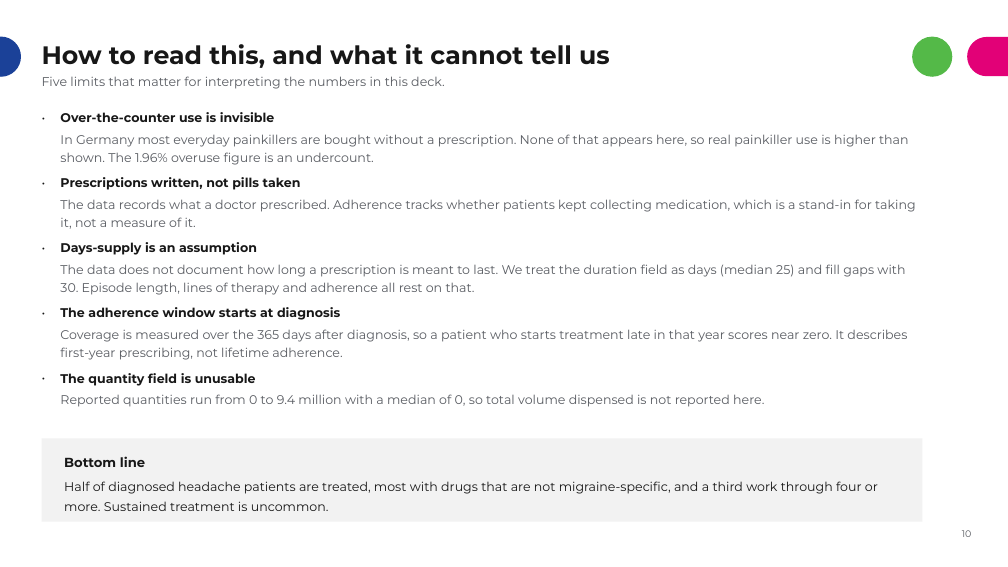
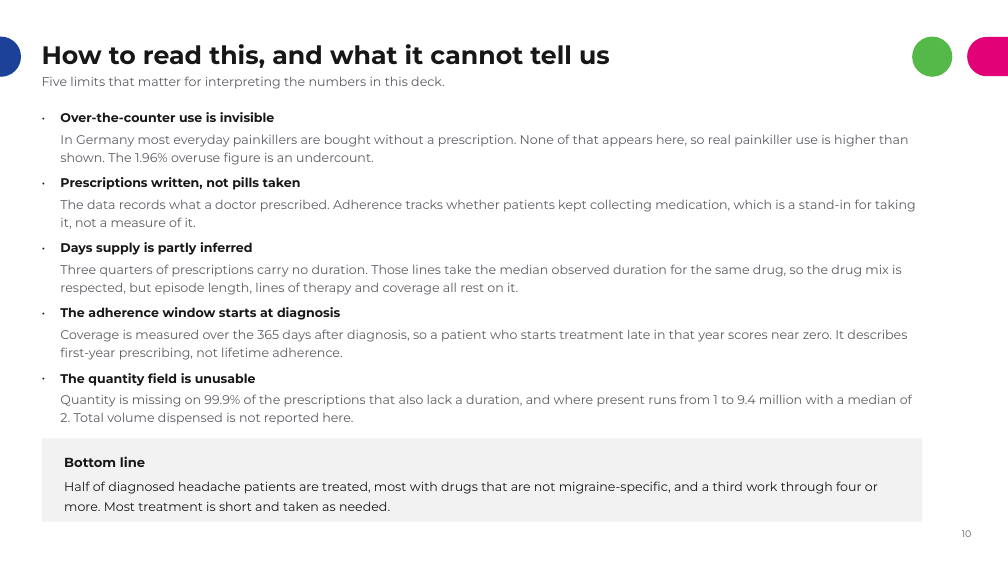
Before and after one commit to rj-irvine/de-migraine, a slide deck: slide 11 of documents/DE_Migraine_Treatment_Patterns_Summary.pptx. Drawn at 1008x567 pixels with LibreOffice and Linux fonts; fonts in the diff are those of the drawing. Boxes give left, top, right and bottom in pixels: in the first picture for what was removed or moved away, otherwise in the second. Text is boxed around its words. In the diff, an @@ line names an element or a change of style, - is before the commit and + after.

```diff
--- a/documents/DE_Migraine_Treatment_Patterns_Summary.pptx
+++ b/documents/DE_Migraine_Treatment_Patterns_Summary.pptx
@@ text at [60, 242, 253, 255]: text changed @@
-Days-supply is an assumption
+Days supply is partly inferred
@@ text at [60, 264, 902, 295]: text changed @@
-The data does not document how long a prescription is meant to last. We treat the duration field as days (median 25) and fill gaps with 30. Episode length, lines of therapy and adherence all rest on that.
+Three quarters of prescriptions carry no duration. Those lines take the median observed duration for the same drug, so the drug mix is respected, but episode length, lines of therapy and coverage all rest on it.
@@ text at [60, 394, 912, 425]: text changed @@
-Reported quantities run from 0 to 9.4 million with a median of 0, so total volume dispensed is not reported here.
+Quantity is missing on 99.9% of the prescriptions that also lack a duration, and where present runs from 1 to 9.4 million with a median of 2. Total volume dispensed is not reported here.
@@ text at [64, 481, 878, 511]: text changed @@
-Half of diagnosed headache patients are treated, most with drugs that are not migraine-specific, and a third work through four or more. Sustained treatment is uncommon.
+Half of diagnosed headache patients are treated, most with drugs that are not migraine-specific, and a third work through four or more. Most treatment is short and taken as needed.
```
Also in this commit, not shown: 3 other slides changed.
